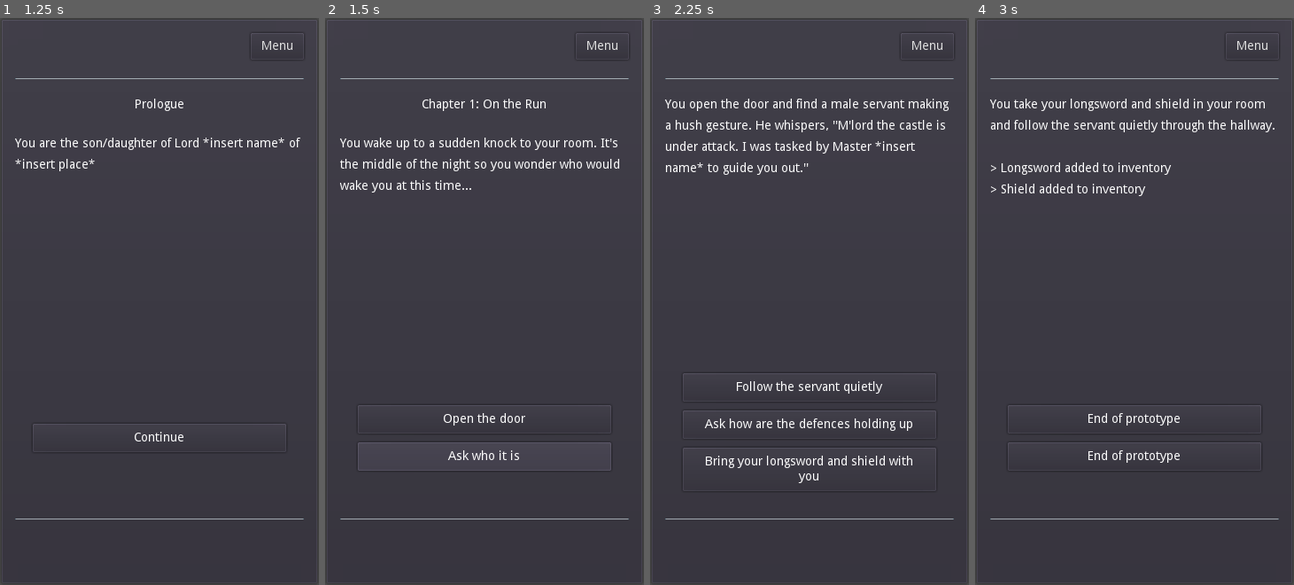
Above: before the commit, frames 1-4 (left to right).
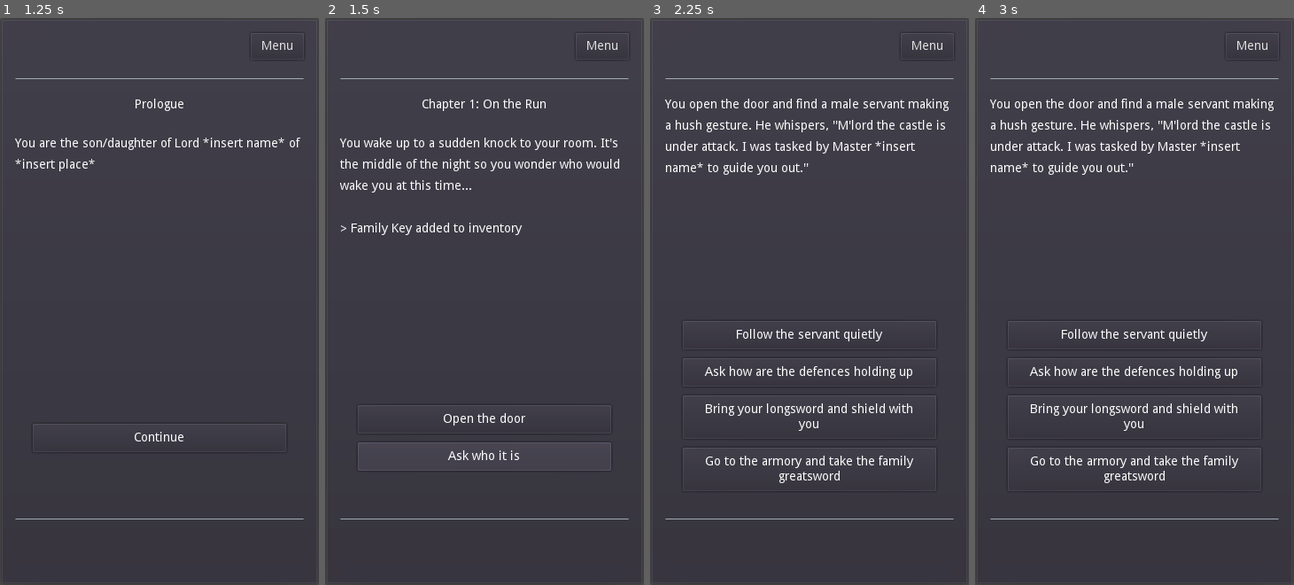
Above: after the commit, the same moments.

Repository: philipuriarte/A-Churchyard-of-Orphans
Game: Godot game, scene res://scenes/main.tscn
Same seed, same stepped clock (60 frames per second), same inputs: the game is played once before the commit and once after it.
Inputs (mouse positions are in pixels of both pictures, inside the frame that each line leads up to):
- Up to frame 1 (1.25 s): click "New Game" at 0.5 s
- Up to frame 2 (1.5 s): click (484, 437) at 1.25 s
- Up to frame 3 (2.25 s): click (809, 420) at 2.02 s
- Up to frame 4 (3 s): click (1134, 386) at 2.77 s

Frame 1 is identical in both runs. In frame 2, 0.4% of the frame differs, in the area x 5-62%, y 36-39%; in frame 3, 3.2%; in frame 4, 5.6%, in the area x 5-94%, y 14-83%.

Commit message:
Add choice w/ condition to test choice process logic

Diff:
--- a/logic/story_data.gd
+++ b/logic/story_data.gd
@@ -61,7 +61,14 @@
 		"choices": {
 			1: {
 				"text": "Continue",
-				"next_scene": "001_intro"
+				"next_scene": "001_intro",
+				"outputs": {
+					1: {
+						"type": "add_item",
+						"value": "Family Key"
+					}
+				}
+
 			}
 		}
 	},
@@ -115,6 +122,22 @@
 						"value": "Shield"
 					}
 				}
+			},
+			4: {
+				"conditions": {
+					1: {
+						"type": "have_item",
+						"value": "Family Key"
+					}
+				},
+				"text": "Go to the armory and take the family greatsword",
+				"next_scene": "001_take_family_greatsword",
+				"outputs": {
+					1: {
+						"type": "add_item",
+						"value": "Family Greatsword"
+					}
+				}
 			}
 		}
 	},
@@ -163,6 +186,18 @@
 
 	"001_ask_defences": {
 		"story_text": "You ask \"How is the castle defences holding? Where's father and Master *insert name*?\"",
+		"choices": {
+			1: {
+				"text": "End of prototype"
+			},
+			2: {
+				"text": "End of prototype"
+			},
+		}
+	},
+
+	"001_take_family_greatsword": {
+		"story_text": "You rush to the family armory with the family key you have attached to your necklace. Thankfully the fighting hasn't reached this part of the castle, so you're able to open the chest containing your family's sacred greatsword and bring it with you.",
 		"choices": {
 			1: {
 				"text": "End of prototype"
